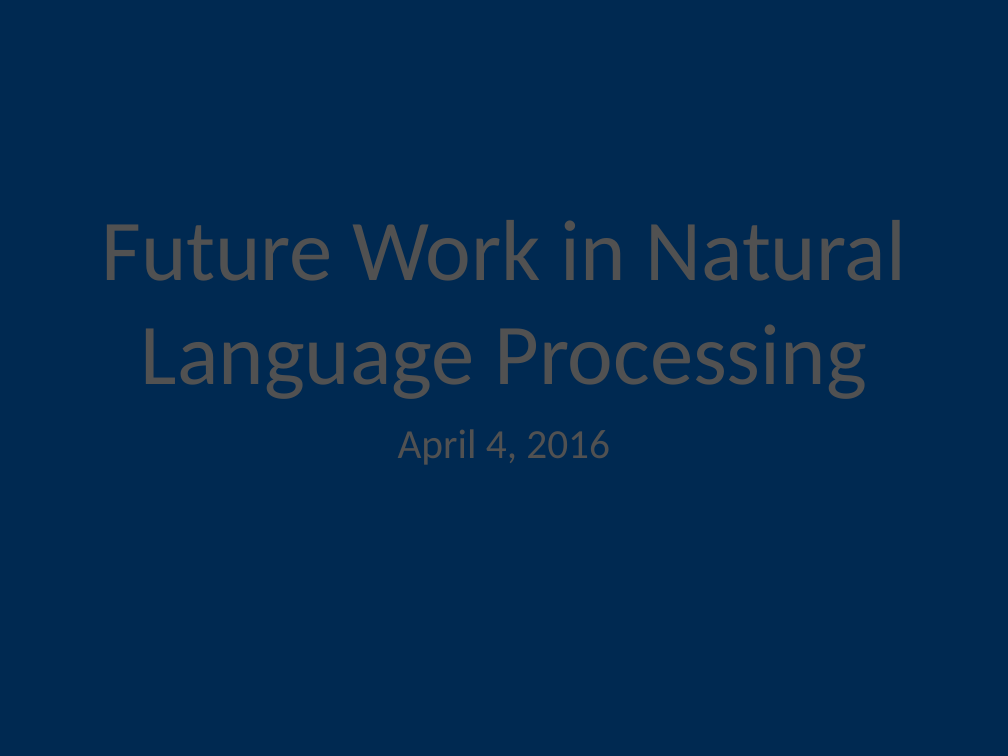
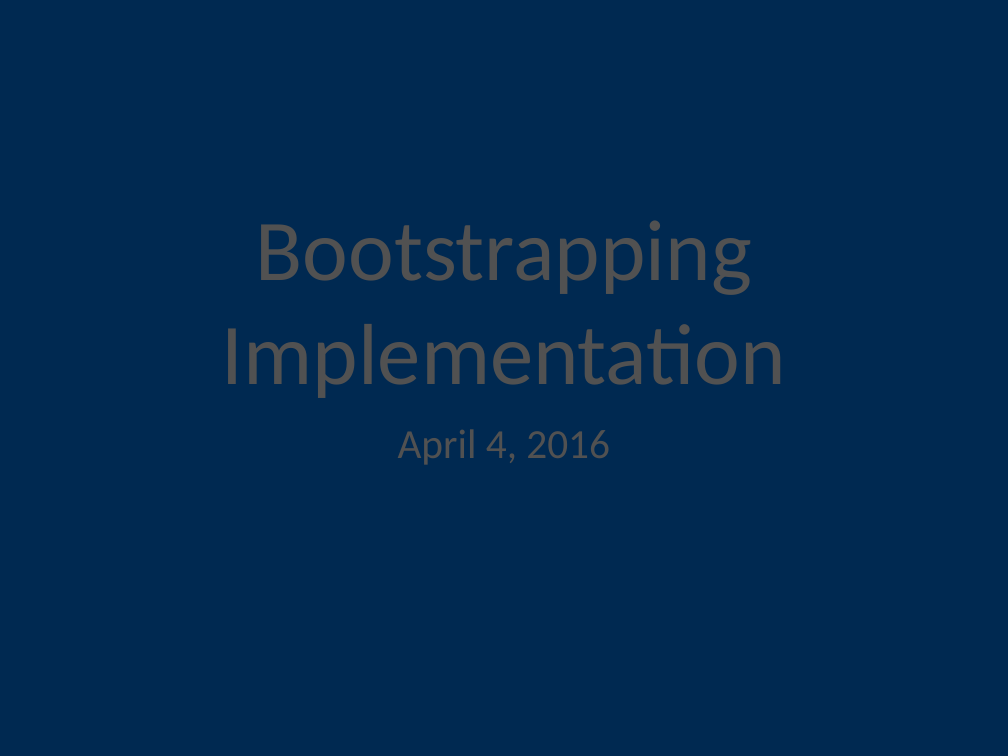
Before and after one commit to stucco/docs, a slide deck: slide 1 of presentations/2016.04-bootstrapping-implementation.pptx. Drawn at 1008x756 pixels with LibreOffice and Linux fonts; fonts in the diff are those of the drawing; background and template pictures are left out. Boxes give left, top, right and bottom in pixels: in the first picture for what was removed or moved away, otherwise in the second. Text is boxed around its words. In the diff, an @@ line names an element or a change of style, - is before the commit and + after.

Commit message:
Improved implementation and diagrams.

```diff
--- a/presentations/2016.04-bootstrapping-implementation.pptx
+++ b/presentations/2016.04-bootstrapping-implementation.pptx
@@ title at [222,220,786,398]: text changed @@
-Future Work in Natural Language Processing
+Bootstrapping Implementation
```
Also in this commit, not shown: 3 other slides changed, 1 slide added.
